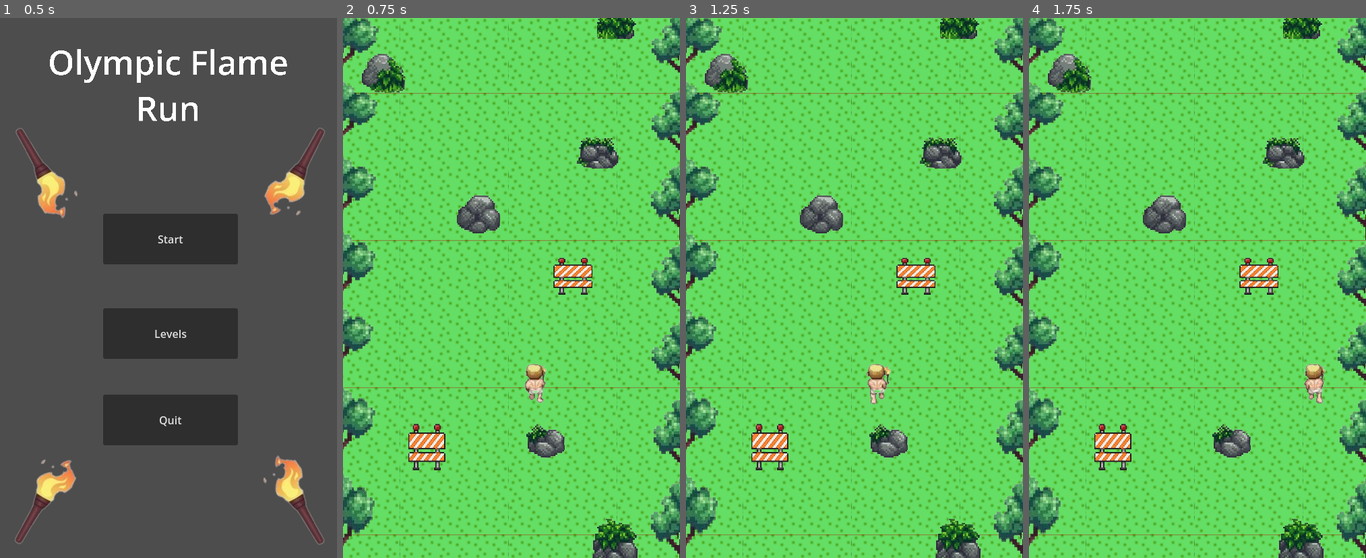
Above: before the commit, frames 1-4 (left to right).
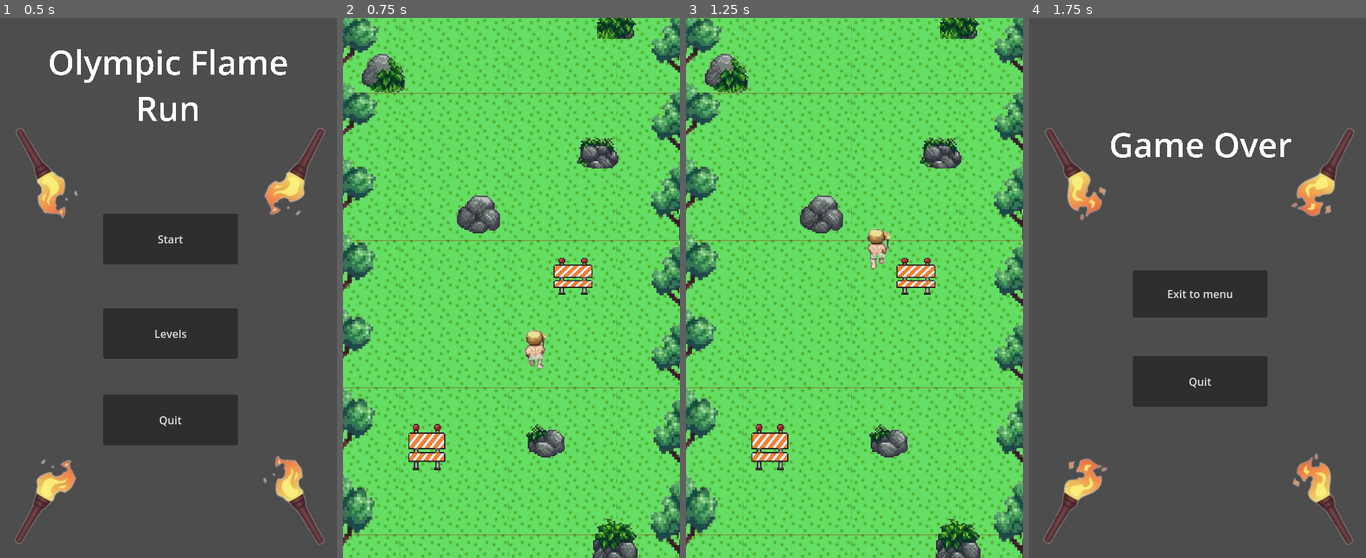
Above: after the commit, the same moments.

Repository: lxnbt/Olympic_Flame_JAM
Game: Godot game, scene res://menu.tscn
Two runs of this game, one before a commit and one after it. Both use one fixed random seed, a clock stepped at 60 frames per second and the inputs below.
Inputs:
- Up to frame 1 (0.5 s): no input
- Up to frame 2 (0.75 s): click "Start" at 0.5 s
- Up to frame 3 (1.25 s): no input
- Up to frame 4 (1.75 s): hold D (move_right) from 1.28 s (still down)

Frame 1 is identical in both runs. In frame 2, 0.7% of the frame differs, in the area x 53-61%, y 57-72%; in frame 3, 0.7%; in frame 4, 99%, in the area x 0-100%, y 0-100%.

Commit message:
Add character move up infinite

Diff:
--- a/src/scenes/main_character.gd
+++ b/src/scenes/main_character.gd
@@ -14,7 +14,17 @@
 	screen_size = get_viewport_rect().size
 
 func _process(delta):
-	position += Input.get_vector("move_left", "move_right", "move_up", "move_down") * SPEED * delta
+	position.y -= SPEED * delta
+	#position += Input.get_vector("move_left", "move_right", "move_up", "move_down") * SPEED * delta
+	if Input.is_action_pressed("move_right"):
+		position.x += SPEED * delta
+	if Input.is_action_pressed("move_left"):
+		position.x -= SPEED * delta
+	#if Input.is_action_pressed("move_down"):
+	#	position.y += 1
+	if Input.is_action_pressed("move_up"):
+		position.y -= SPEED * delta
+
 	var collision = move_and_collide(velocity * delta)
 	if collision:
 		get_tree().change_scene_to_file("res://scenes/game_over.tscn")
